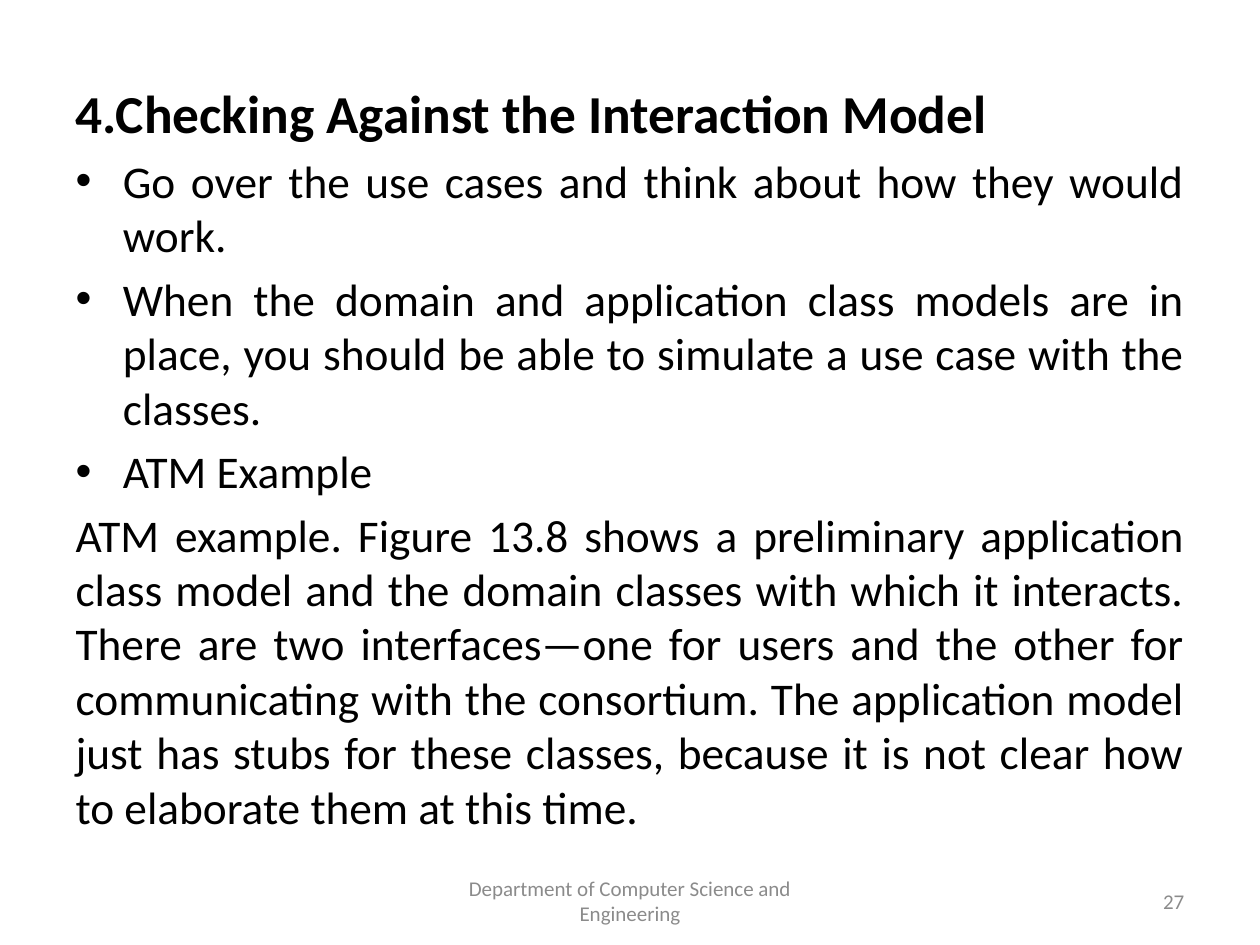
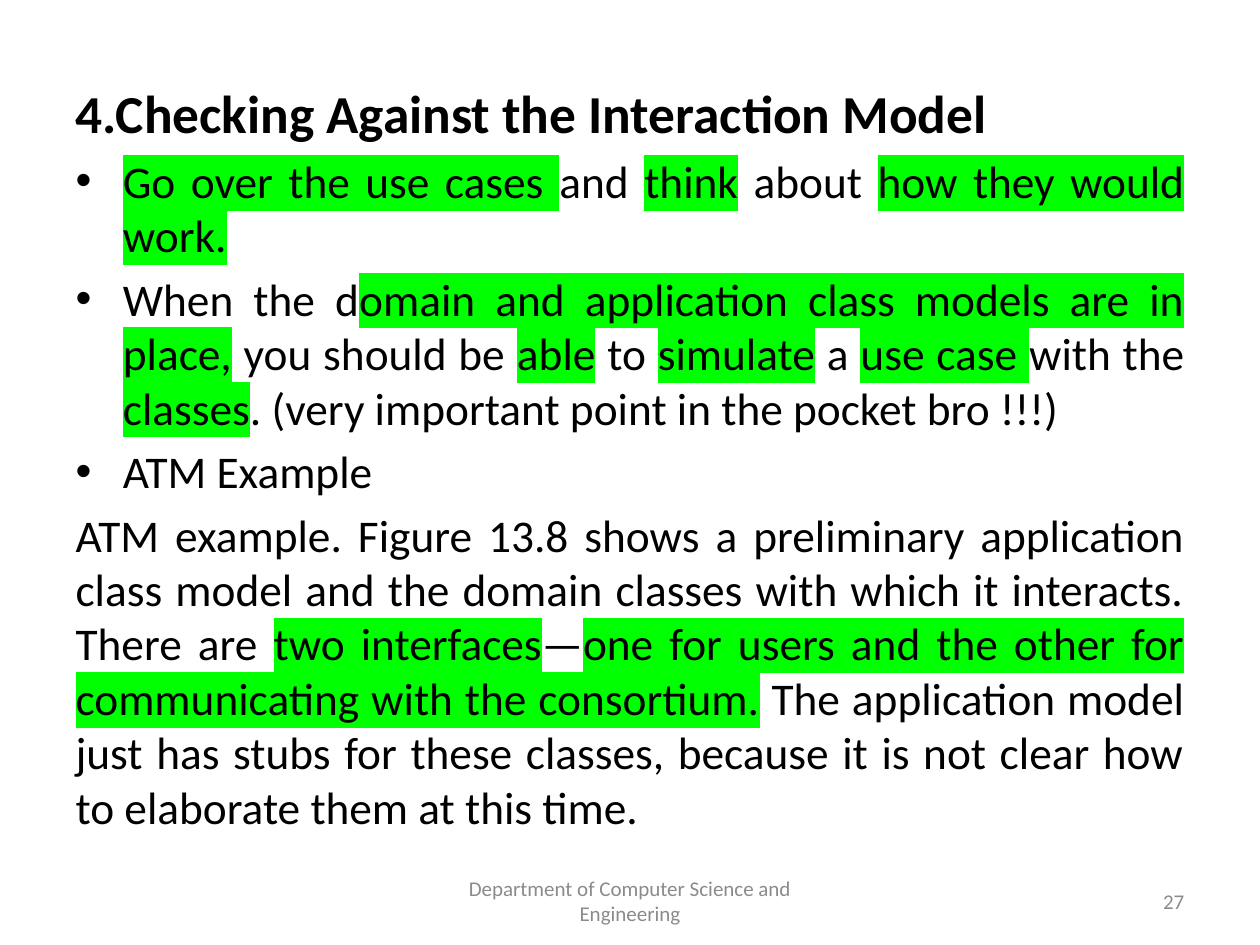
Before and after one commit to spiman9/BE-CSE, a slide deck: slide 27 of SEM-5/OOMD/Unit 5/Unit5_Application Analysis.pptx. Drawn at 1260x945 pixels with LibreOffice and Linux fonts; fonts in the diff are those of the drawing. Boxes give left, top, right and bottom in pixels: in the first picture for what was removed or moved away, otherwise in the second. Text is boxed around its words. In the diff, an @@ line names an element or a change of style, - is before the commit and + after.

```diff
--- a/SEM-5/OOMD/Unit 5/Unit5_Application Analysis.pptx
+++ b/SEM-5/OOMD/Unit 5/Unit5_Application Analysis.pptx
@@ text at <box>76,166,1184,825</box>: highlight none to #00FF00 in "Go over the use cases think how ...", "two interfaces—one for users and the other ..." @@
@@ text at <box>123,278,1185,436</box>: text changed @@
-• When the domain and application class models are in place, you should be able to simulate a use case with the classes.
+• When the domain and application class models are in place, you should be able to simulate a use case with the classes. (very important point in the pocket bro !!!)
```
Also in this commit, not shown: 25 other slides changed, 2 other files.
